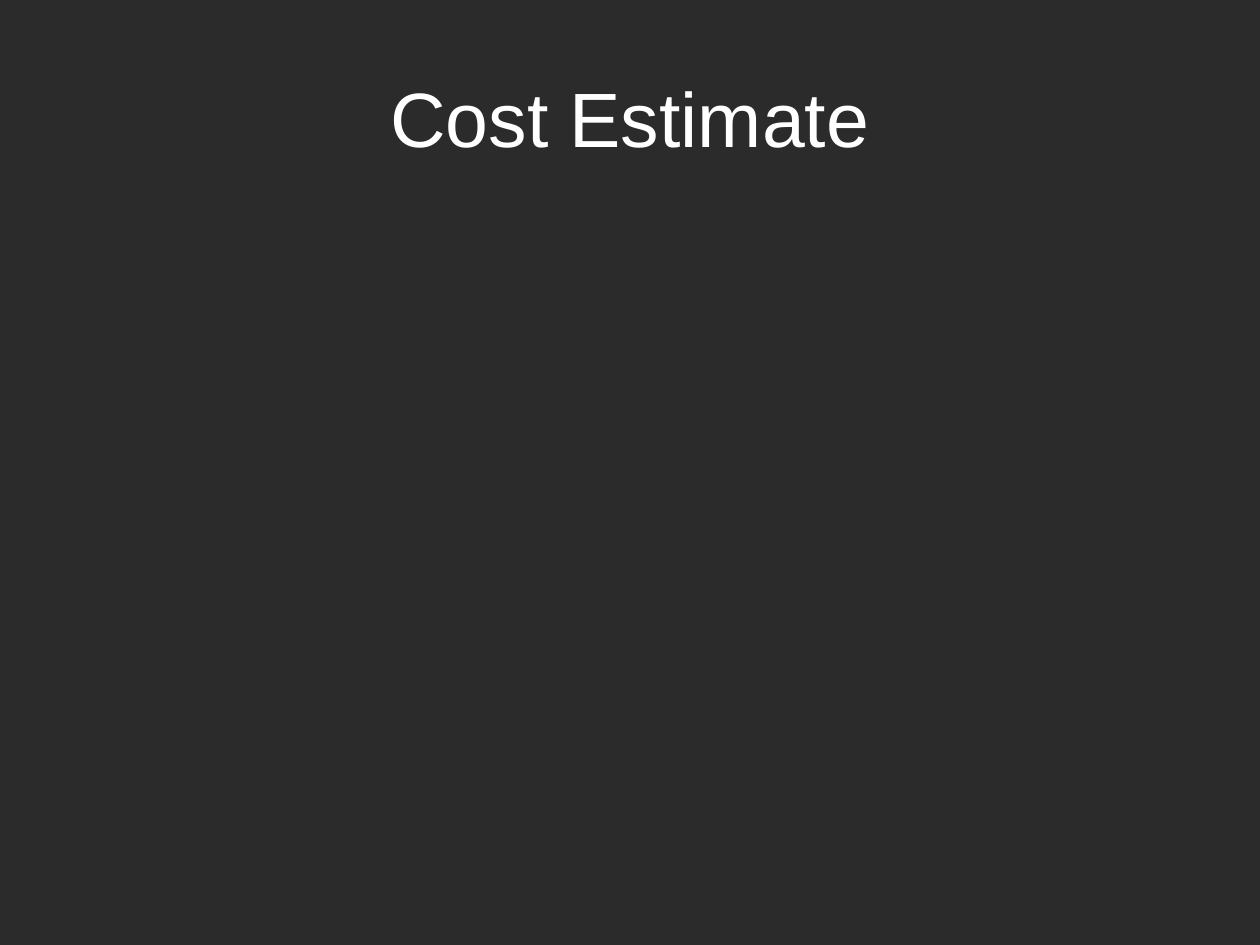
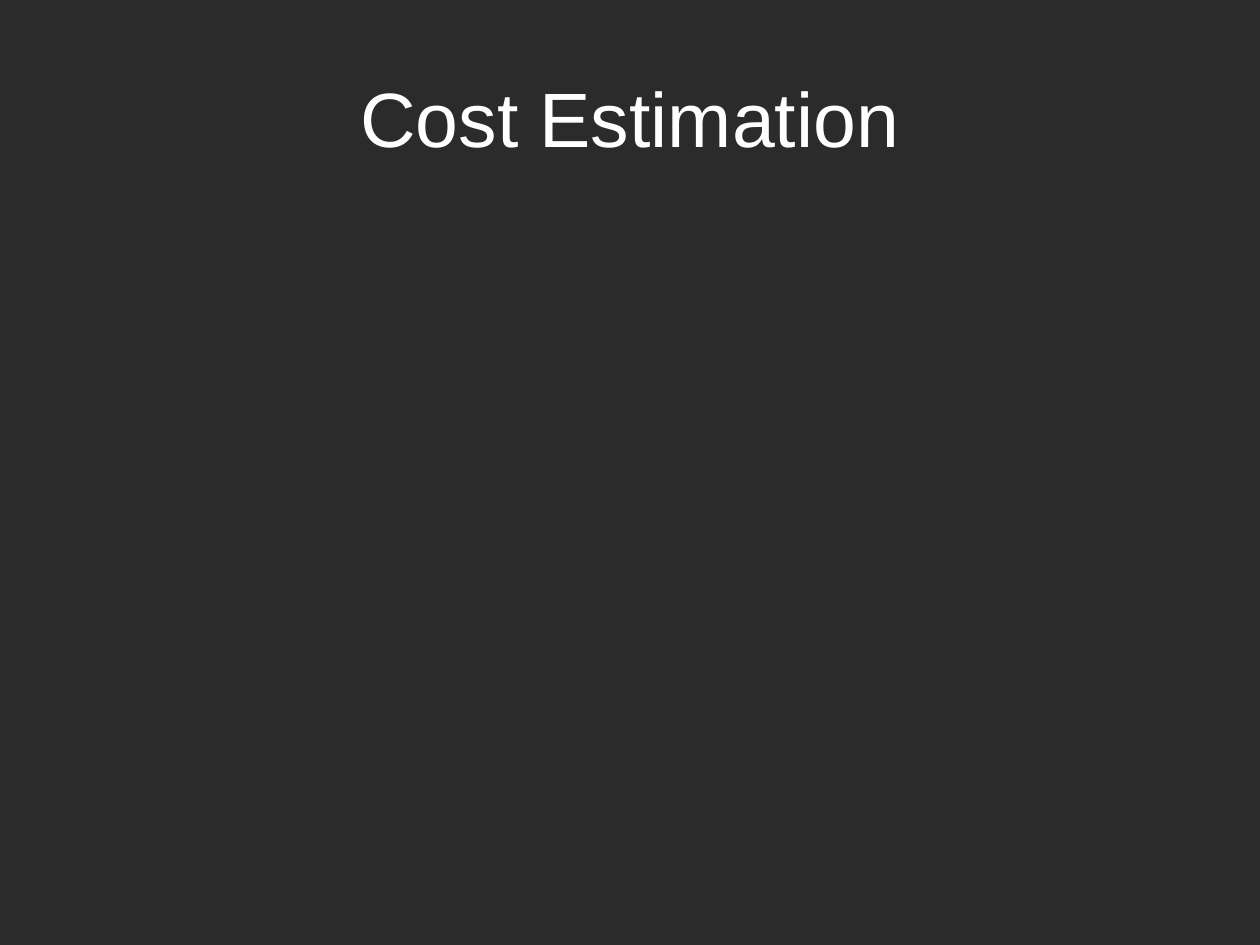
Before and after one commit to k0emt/macts, a slide deck: slide 14 of portfolio/PresentationInception.pptx. Drawn at 1260x945 pixels with LibreOffice and Linux fonts; fonts in the diff are those of the drawing; background and template pictures are left out; a plain dark background stands for a picture behind light text. Boxes give left, top, right and bottom in pixels: in the first picture for what was removed or moved away, otherwise in the second. Text is boxed around its words. In the diff, an @@ line names an element or a change of style, - is before the commit and + after.

```diff
--- a/portfolio/PresentationInception.pptx
+++ b/portfolio/PresentationInception.pptx
@@ title at box(360, 91, 899, 148): text changed @@
-Cost Estimate
+Cost Estimation
```
Also in this commit, not shown: 3 other slides changed, 1 slide added, 1 other file.
